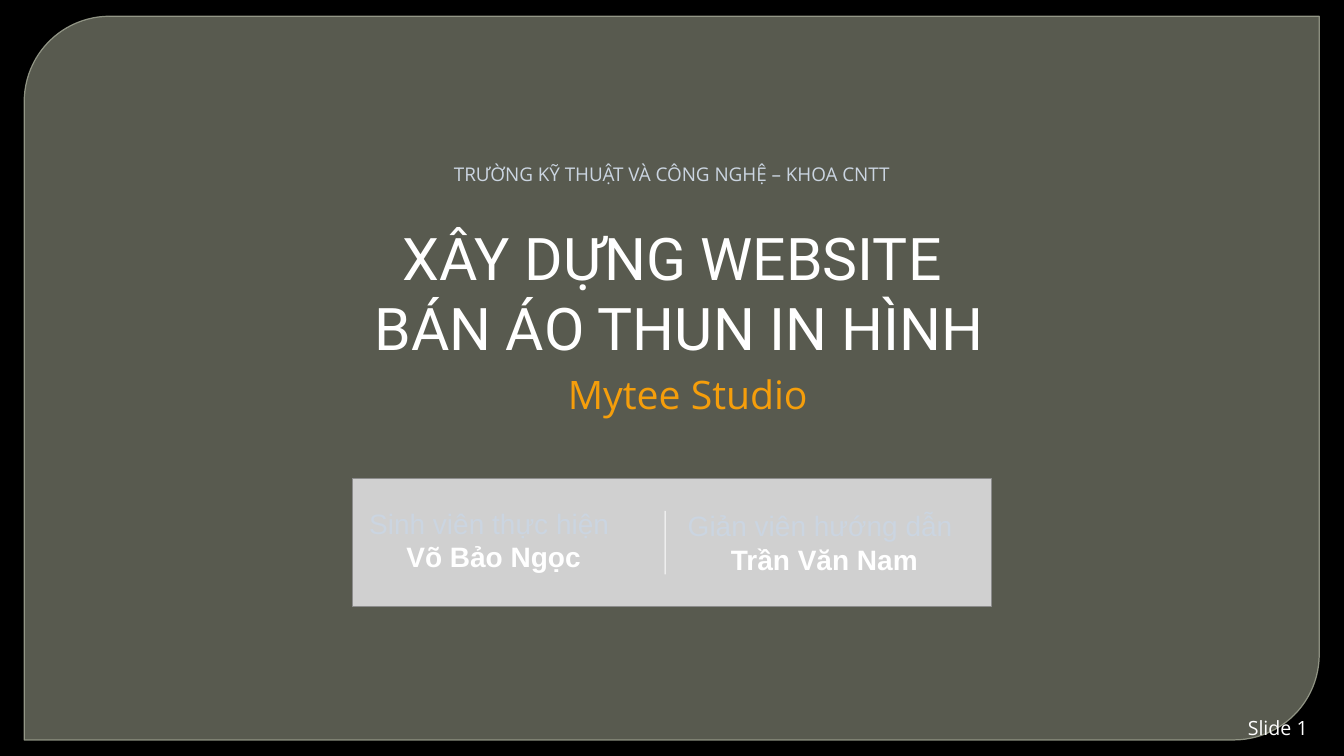
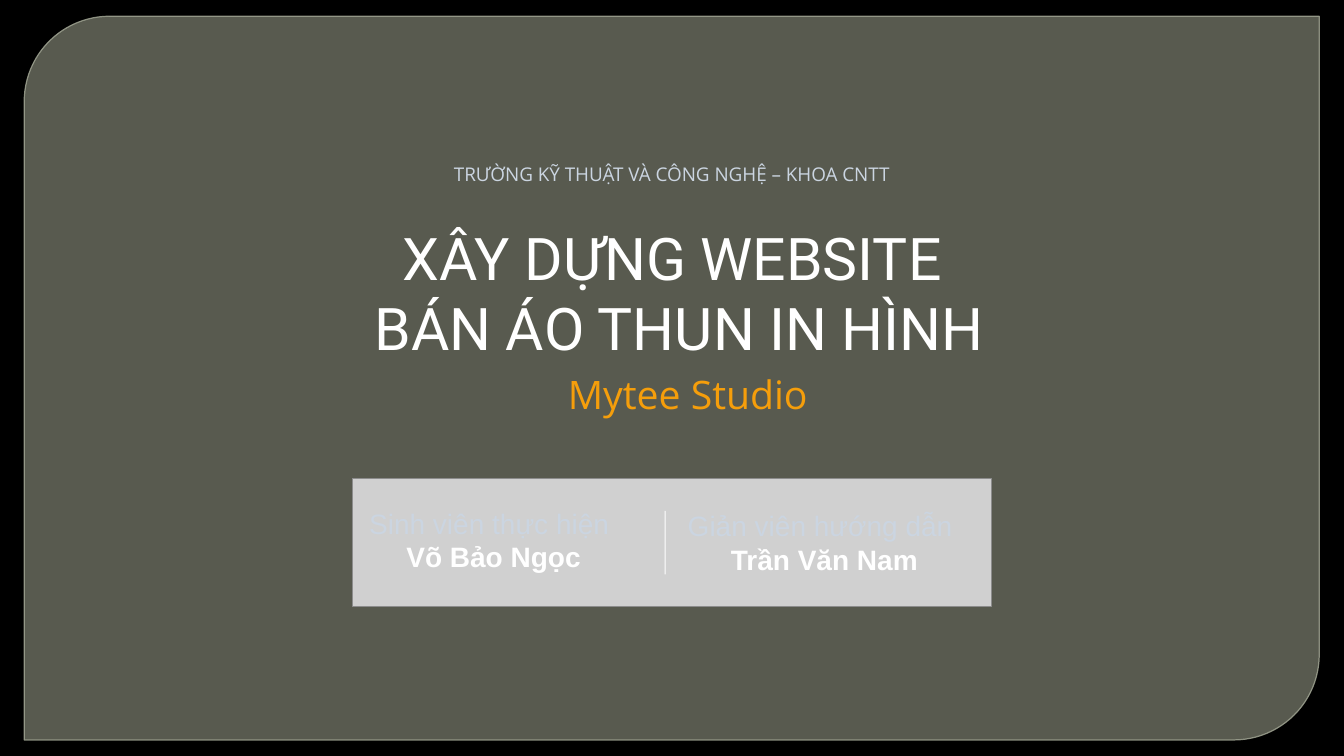
Before and after one commit to baongoc1710/cn-da22ttb-vobaongoc-shop-editor, a slide deck: slide 1 of Báo Cáo Đồ Án CN - Mytee Studio.pptx. Drawn at 1344x756 pixels with LibreOffice and Linux fonts; fonts in the diff are those of the drawing; grey boxes stand for pictures; background and template pictures are left out. Boxes give left, top, right and bottom in pixels: in the first picture for what was removed or moved away, otherwise in the second. Text is boxed around its words. In the diff, an @@ line names an element or a change of style, - is before the commit and + after.

```diff
--- a/Báo Cáo Đồ Án CN - Mytee Studio.pptx
+++ b/Báo Cáo Đồ Án CN - Mytee Studio.pptx
@@ text removed at (1248, 717, 1308, 742) @@
-Slide 1
```
Also in this commit, not shown: 7 other slides changed, 4 slides added, 7 slides removed, 11 other files.
